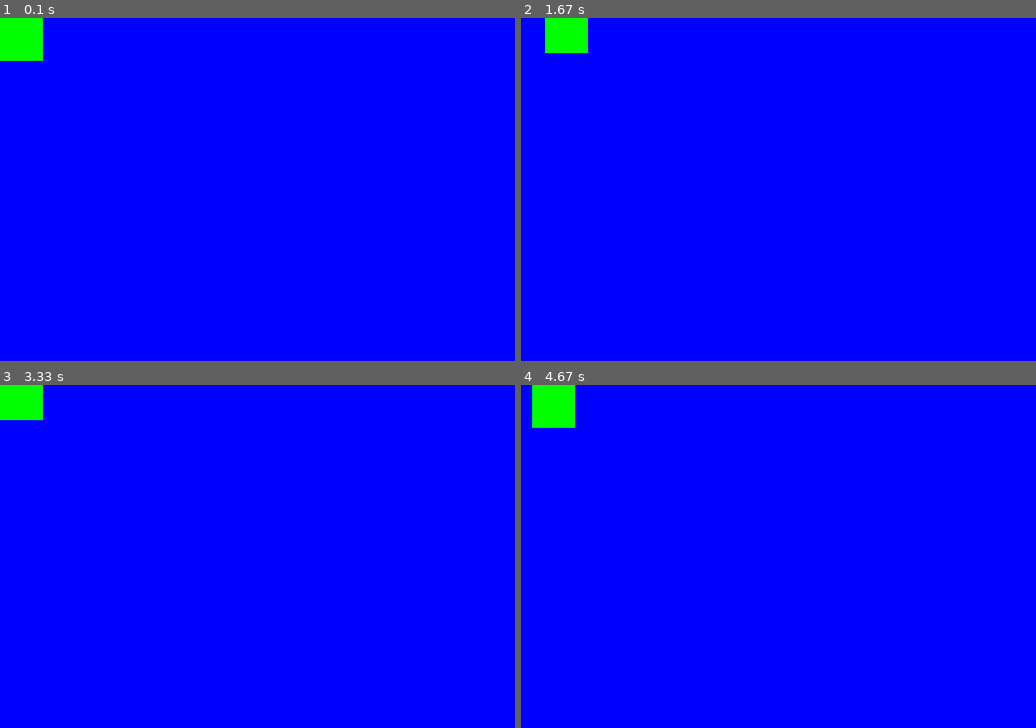
Above: before the commit, frames 1-4 (two rows, left to right).
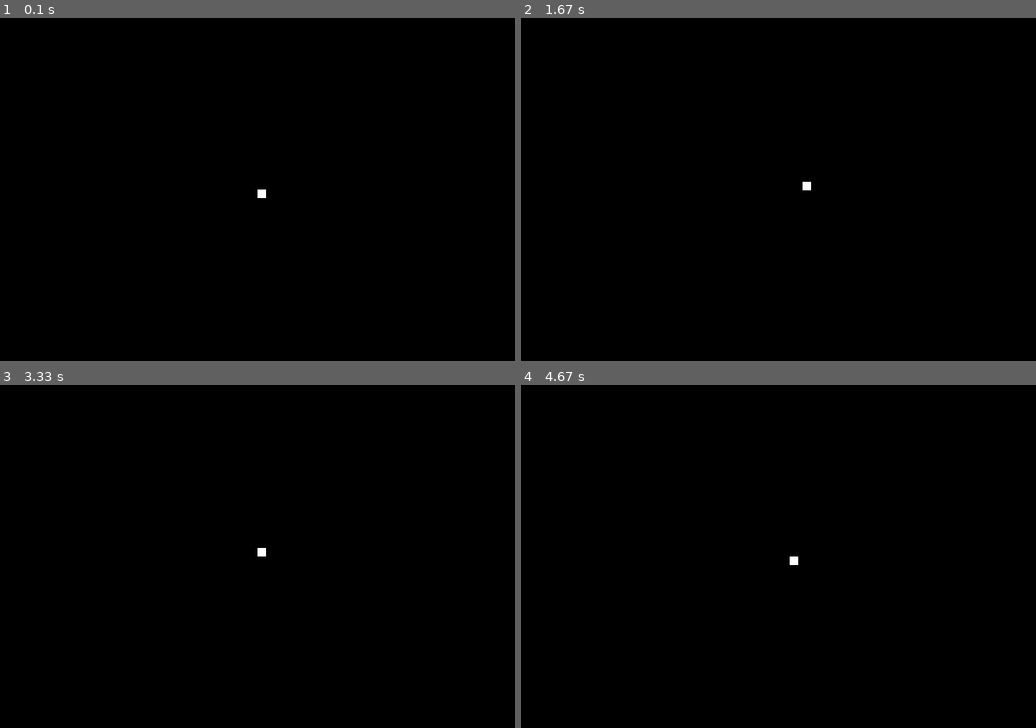
Above: after the commit, the same moments.

Repository: cmtrapp02/PyGame-Testing
Game: pygame game, started from Game/TestGame.py
Same seed, same stepped clock (60 frames per second), same inputs: the game is played once before the commit and once after it.
Inputs:
- Up to frame 1 (0.1 s): no input
- Up to frame 2 (1.67 s): hold D 0.33-0.8 s; hold W 0.83-1.13 s; hold D 1.17-1.63 s
- Up to frame 3 (3.33 s): hold A 1.67-2.2 s; hold S 2.23-2.53 s; hold A 2.57-2.97 s; hold W from 3 s (still down)
- Up to frame 4 (4.67 s): release W at 3.37 s; hold D 3.4-4.03 s; hold S 4.07-4.43 s; hold A from 4.47 s (still down)

The runs differ from the first frame. In frame 1, 100% of the frame differs, in the area x 0-100%, y 0-100%; in frame 2, 100%; in frame 3, 100%; in frame 4, 100%.

Commit message:
Add files via upload

Diff:
--- a/Game/TestGame.py
+++ b/Game/TestGame.py
@@ -1,25 +1,21 @@
 import pygame, sys
 from pygame.locals import *
-
-# used for setting the resolution of the window
-class windowResolution:
-    width = 600
-    height = 400
 
 # display the game window
 def displayWindow():
     pygame.init()
 
-    window_resolution = (600, 400)
-    window = pygame.display.set_mode(window_resolution) # sets the size of the pygame screen
-    pygame.display.set_caption('Test')
+    width = 600
+    height = 400
+    window = pygame.display.set_mode((width, height)) # sets the size of the pygame screen
+    time = pygame.time.Clock()
 
-    return window
+    return window, width, height
 
 # draws the all surface objects
 def drawSurfaceObjects(pos_x, pos_y):
     # gets the display window function
-    window = displayWindow()
+    window, _, _ = displayWindow()
 
     # Colors
     color_black = (0, 0, 0)
@@ -28,21 +24,31 @@
     color_green = (0, 255, 0)
     color_blue = (0, 0, 255)
 
-    window.fill(color_blue) # fills the entire surface with the chosen color
-    rectangle = pygame.draw.rect(window, color_green, (pos_x, pos_y, 50, 50))
-
+    window.fill(color_black) # fills the entire surface with the chosen color
+    pygame.draw.rect(window, color_white, (pos_x, pos_y, 10, 10)) # draws a rectangle that will be the player
 
 # main game loop
 def main():
-    pos_x = 0
-    pos_y = 0
+
+    _, width, height = displayWindow()
+    pos_x = width / 2
+    pos_y = height / 2
     key = pygame.key.get_pressed()
+    #timer = pygame.time.set_timer()
     while True:
+
         for event in pygame.event.get():
             if event.type == QUIT:
                 pygame.quit()
                 sys.exit()
 
+        #TODO switch from fixed timestep to variable timestep
+        #limits the framerate to 15 frames per second
+        pygame.time.Clock()
+
+        print(pygame.time.Clock().get_time())
+
+        # Gets the player surface object and its xy coordinates for input
         surface = drawSurfaceObjects(pos_x, pos_y)
 
         key = pygame.key.get_pressed()
@@ -54,7 +60,11 @@
             pos_x += -.5
         if key[pygame.K_w]:
             pos_y += -.5
+
+
         pygame.display.update()
+
+
 
 displayWindow()
 #drawSurfaceObjects()
